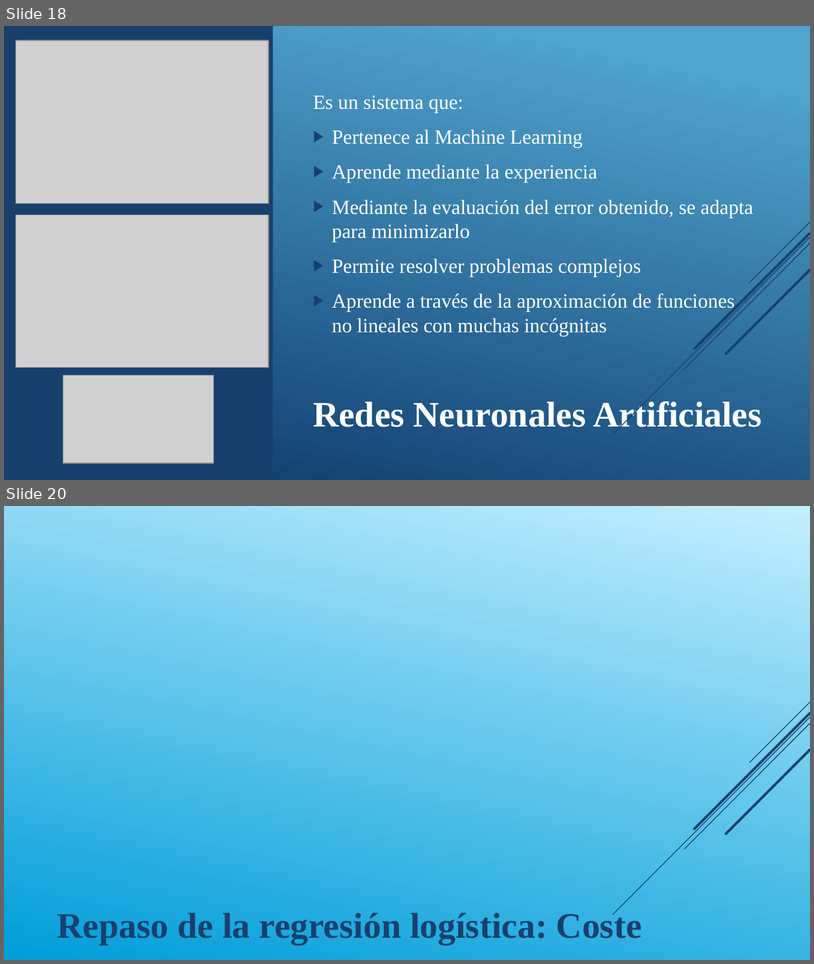
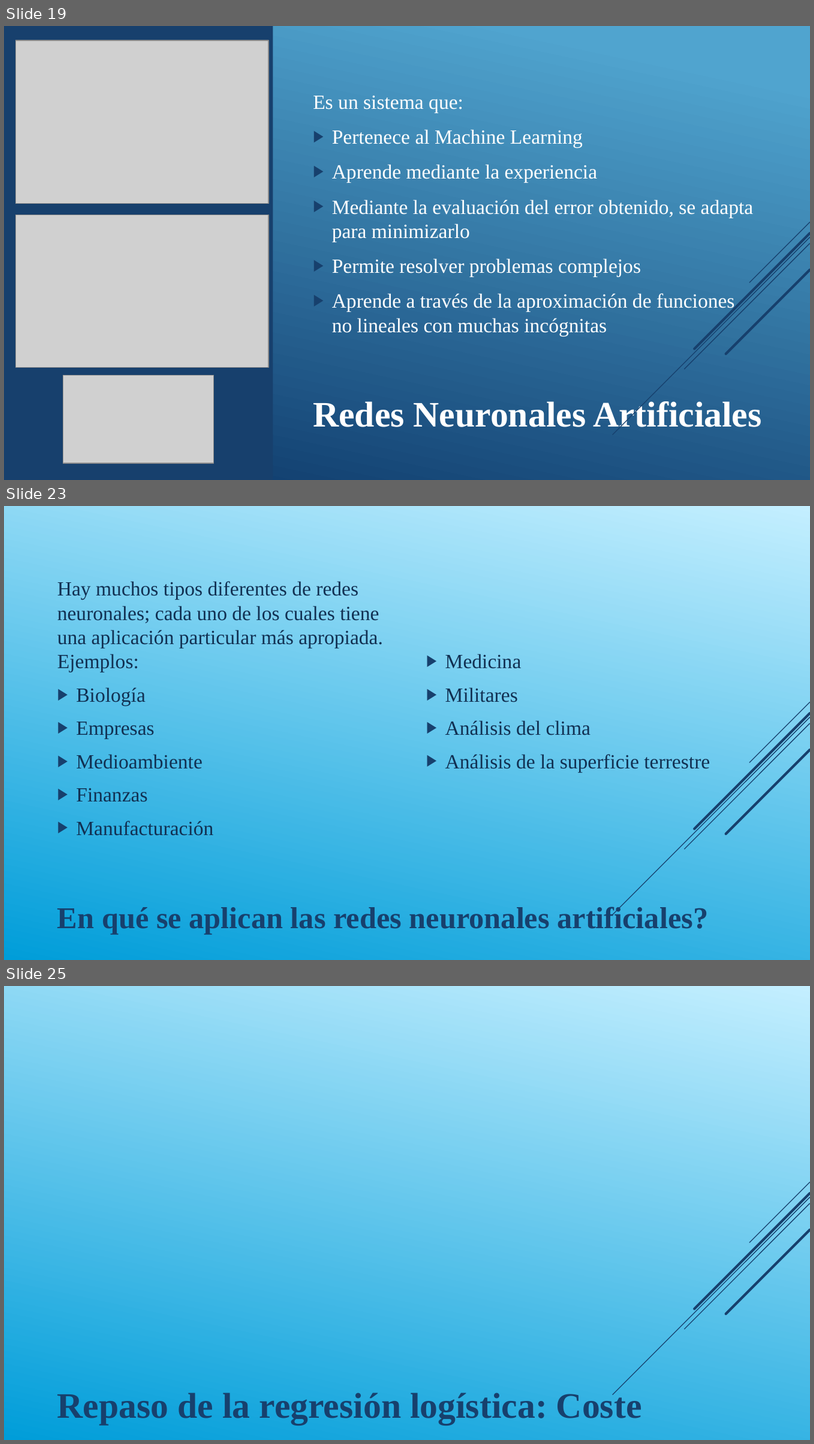
Before and after one commit to DiploDatos/AprendizajeSupervisado, a slide deck: Teórico/Aprendizaje Supervisado - Clase III.ppsx. Shown one above the other, each under a label of ours: slides 18 and 20 before the commit, slides 19, 23 and 25 after it; the slides between them are not shown. The pictures are 814x964 and 814x1444 pixels, drawn with LibreOffice and Linux fonts; fonts in the diff are those of the drawing; grey boxes stand for pictures. Boxes give left, top, right and bottom in pixels: in the first picture for what was removed or moved away, otherwise in the second. Text is boxed around its words. In the diff, an @@ line names an element or a change of style, - is before the commit and + after.

```diff
--- a/Teórico/Aprendizaje Supervisado - Clase III.ppsx
+++ b/Teórico/Aprendizaje Supervisado - Clase III.ppsx
@@ slide 23 added at (4,506,810,960), background gradient #C4EFFF to #009DD9; not listed: 5 template elements that a slide beside it also shows @@
@@ text added at (57,581,383,835), 18 pt, text #113052 @@
+Hay muchos tipos diferentes de redes neuronales; cada uno de los cuales tiene una aplicación particular más apropiada. Ejemplos:
+▶ Biología
+▶ Empresas
+▶ Medioambiente
+▶ Finanzas
+▶ Manufacturación
@@ text added at (446,654,710,772), 18 pt, text #113052 @@
+▶ Medicina
+▶ Militares
+▶ Análisis del clima
+▶ Análisis de la superficie terrestre
@@ title added at (57,904,709,934), 27 pt, text #17406D, bold @@
+En qué se aplican las redes neuronales artificiales?
@@ what was slide 18 is now slide 19 @@
@@ what was slide 20 is now slide 25 @@
```
Also in this commit, not shown: 3 slides changed, 4 other slides added, 3 other files.
